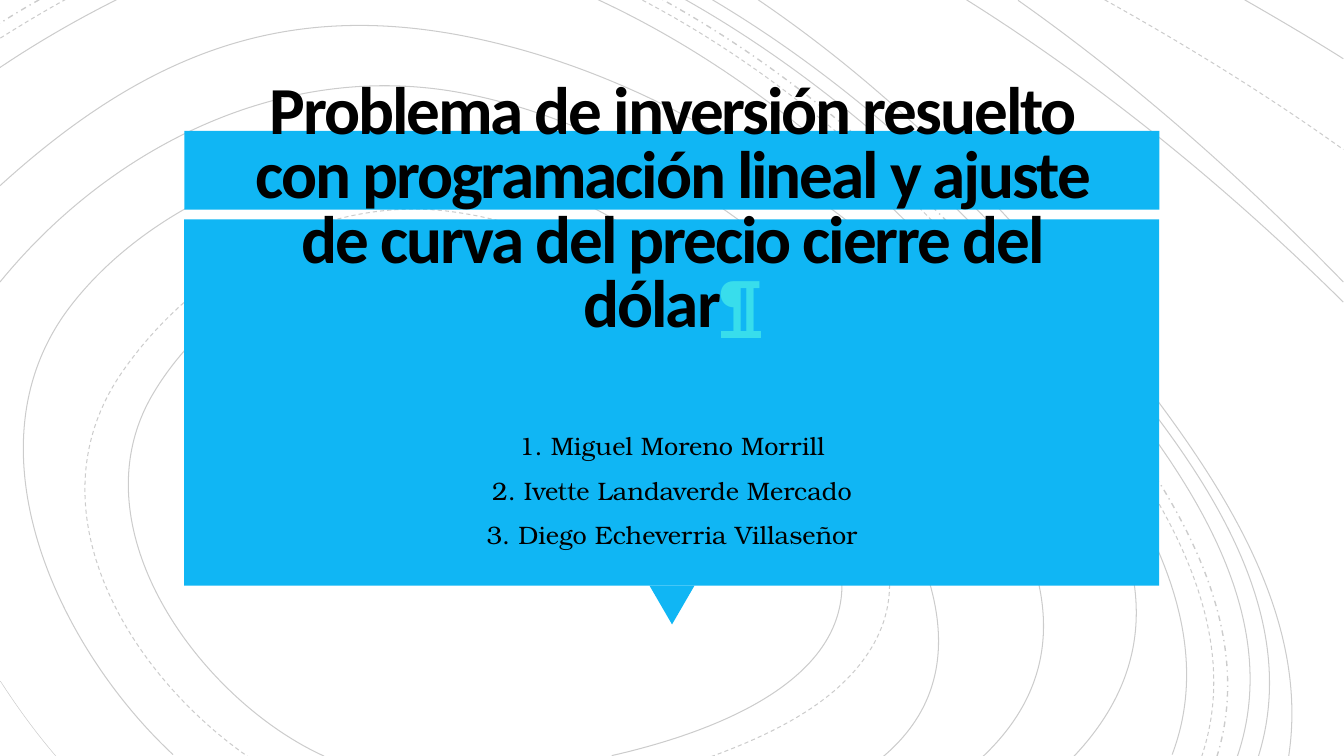
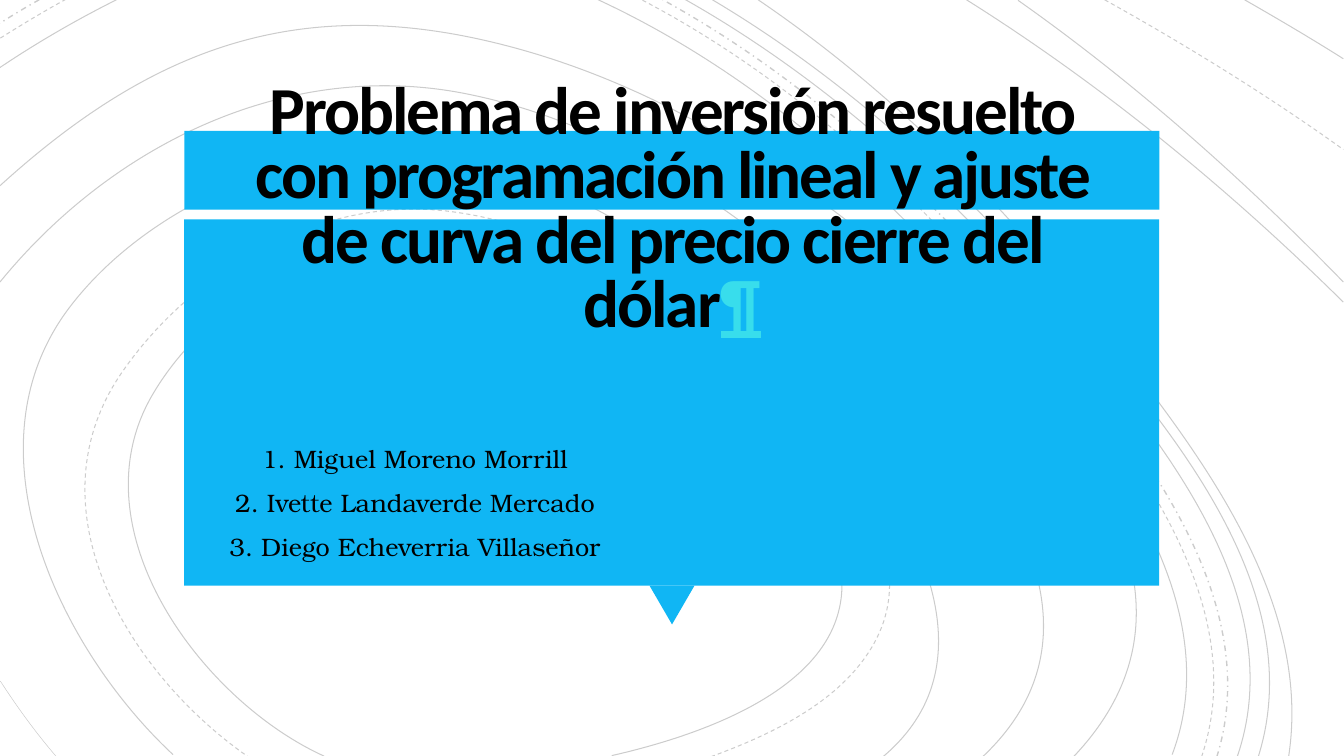
Before and after one commit to Miguel-Morrill/proyecto_modulo1, a slide deck: slide 1 of Presentación_Proyecto_Modulo1.pptx. Drawn at 1344x756 pixels with LibreOffice and Linux fonts; fonts in the diff are those of the drawing; background and template pictures are left out. Boxes give left, top, right and bottom in pixels: in the first picture for what was removed or moved away, otherwise in the second. Text is boxed around its words. In the diff, an @@ line names an element or a change of style, - is before the commit and + after.

```diff
--- a/Presentación_Proyecto_Modulo1.pptx
+++ b/Presentación_Proyecto_Modulo1.pptx
@@ subtitle "1. Miguel Moreno Morrill": place and size @@
-subtitle "1. Miguel Moreno Morrill" at [487,437,857,550]
+subtitle "1. Miguel Moreno Morrill" at [229,450,600,562]
```
Also in this commit, not shown: 1 other slide changed.
